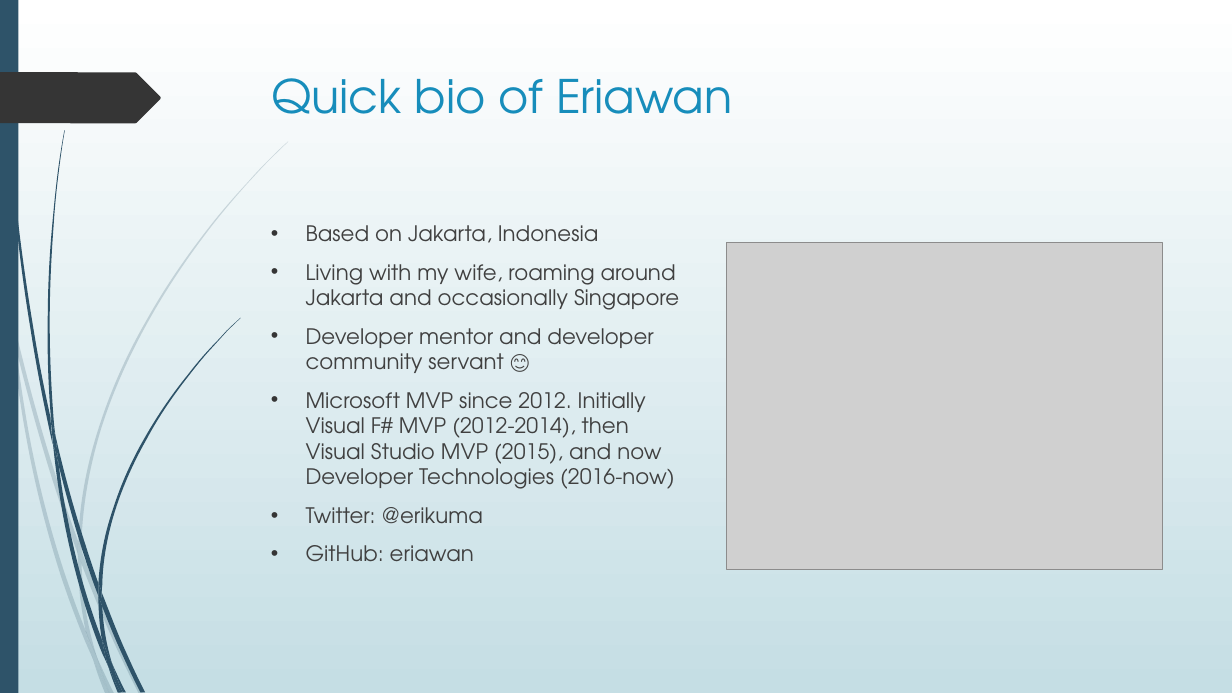
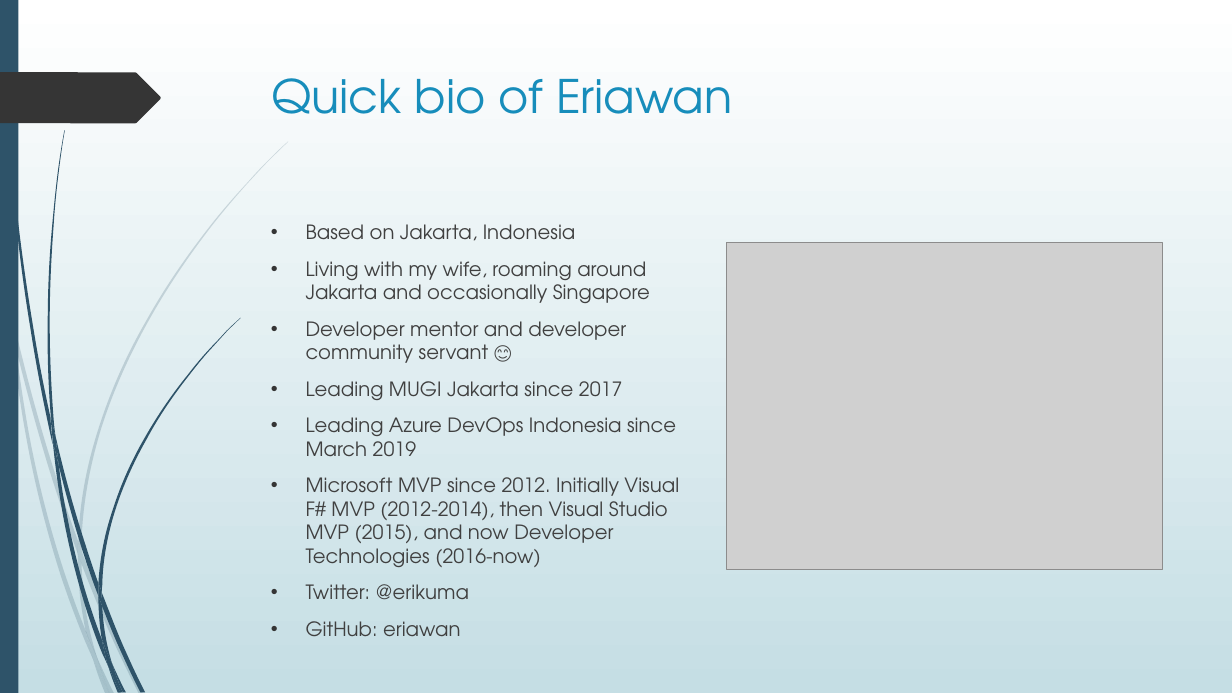
Before and after one commit to eriawan/mldotnet-netcore-sample, a slide deck: slide 2 of presentations/ML_on_dotnetcore.pptx. Drawn at 1232x693 pixels with LibreOffice and Linux fonts; fonts in the diff are those of the drawing; grey boxes stand for pictures. Boxes give left, top, right and bottom in pixels: in the first picture for what was removed or moved away, otherwise in the second. Text is boxed around its words. In the diff, an @@ line names an element or a change of style, - is before the commit and + after.

Commit message:
minor update on powerpoint

```diff
--- a/presentations/ML_on_dotnetcore.pptx
+++ b/presentations/ML_on_dotnetcore.pptx
@@ text at box(306, 224, 679, 599): size 16.6 to 15.3 pt in "Based on Jakarta, Indonesia", "Living with my wife, roaming around Jakarta ...", "Developer mentor and developer community servant 😊", "Microsoft MVP since 2012. Initially Visual F# ..." and 2 more places @@
@@ text at box(306, 381, 676, 456): paragraphs added @@
+• Leading MUGI Jakarta since 2017
+• Leading Azure DevOps Indonesia since March 2019
```
